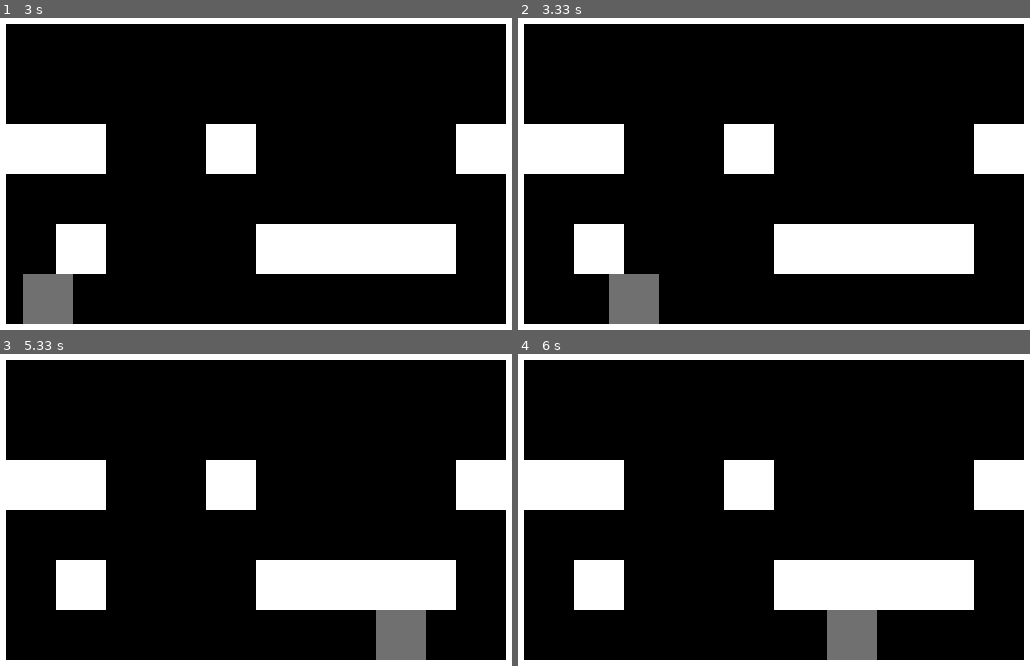
Above: before the commit, frames 1-4 (two rows, left to right).
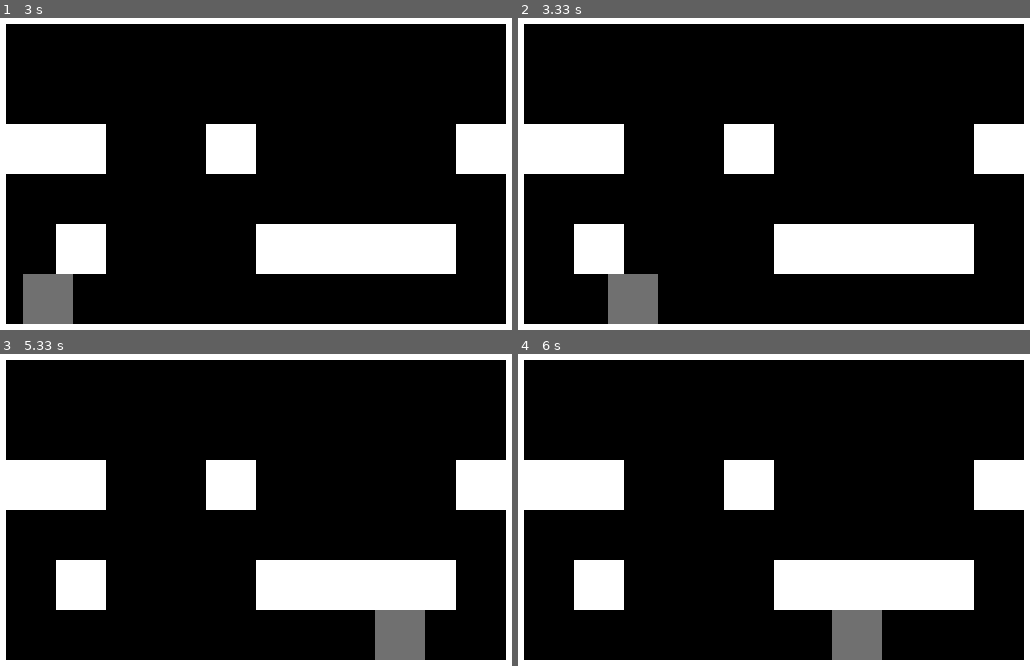
Above: after the commit, the same moments.

Repository: sparshg/py-games
Game: pygame game, started from src/platformer/platformer.py
The game is run twice, just before and just after one commit, with the same random seed, the same clock (stepped at 60 frames per second) and the same inputs.
Inputs:
- Up to frame 1 (3 s): hold Right 0.33-0.8 s; hold Up 0.83-1.13 s; hold Right 1.17-1.63 s; hold Left 1.67-2.2 s; hold Left 2.23-2.63 s; hold Up from 2.67 s (still down)
- Up to frame 2 (3.33 s): release Up at 3.03 s; hold Right from 3.07 s (still down)
- Up to frame 3 (5.33 s): release Right at 3.7 s; hold Left 3.73-4.2 s; hold Right 4.23-4.7 s; hold Right from 5.07 s (still down)
- Up to frame 4 (6 s): release Right at 5.53 s; hold Left from 5.57 s (still down)

Frame 1 is identical in both runs. In frame 2, less than 0.1% of the frame differs, in the area x 17-28%, y 82-99%; in frame 3, less than 0.1%; in frame 4, 0.3%, in the area x 60-72%, y 82-99%.

Commit message:
physics updates

Diff:
--- a/src/platformer/platformer.py
+++ b/src/platformer/platformer.py
@@ -24,10 +24,10 @@
         pg.init()
         pg.display.set_caption("Platformer")
         self.running = True
-        self.clock = pg.time.Clock()
         self.win = pg.display.set_mode((WIDTH, HEIGHT))
         self.platforms = Platforms()
         self.player = Player()
+        Physics.clock.tick()
 
     # For key press detection and closing the window properly
     def checkEvents(self):
@@ -52,16 +52,19 @@
             self.checkEvents()
             self.update()
             self.render()
-            self.clock.tick(FPS)
+            Physics.dt = Physics.clock.tick(FPS) / 1000
         pg.quit()
 
 
 class Physics:
-    gravity = 0.5
-    jumpHeight = -12
-    friction = 0.5
-    acceleration = 1
-    maxXVel = 8
+
+    clock = pg.time.Clock()
+    dt = 1 / FPS
+    gravity = 1800
+    jumpHeight = -720
+    friction = 1800
+    xAcc = 3600
+    maxXVel = 480
 
     def squareCollision(x1, y1, w1, h1, x2, y2, w2, h2):
         return x1 + w1 > x2 and x1 < x2 + w2 and y1 + h1 > y2 and y1 < y2 + h2
@@ -71,6 +74,7 @@
     def __init__(self):
         self.pos = pg.Vector2(250, 300)
         self.vel = pg.Vector2(0, 0)
+        self.onGround = True
 
     def colliding(self):
         for platform in main.platforms.rects:
@@ -79,45 +83,62 @@
         return False
 
     def update(self):
-        # Gravity
+
+        # Get keys
         keyDown = pg.key.get_pressed()
-        self.vel.y += Physics.gravity
-        self.pos.y += self.vel.y
-        if self.colliding():
-            while self.colliding():
-                if self.vel.y < 0:
-                    self.pos.y += 0.5
-                elif self.vel.y > 0:
-                    self.pos.y -= 0.5
-            if keyDown[pg.K_UP] and self.vel.y > 0:
+
+        if self.onGround:
+            if keyDown[pg.K_UP]:
                 self.vel.y = Physics.jumpHeight
-            else:
-                self.vel.y = Physics.gravity
+                self.onGround = False
+            if not self.colliding():
+                self.onGround = False
+        else:
+            self.vel.y += Physics.gravity * Physics.dt
+            self.pos.y += self.vel.y * Physics.dt
 
-        # Movement
+            if self.colliding():
+                if self.vel.y > 0:
+                    while self.colliding():
+                        self.pos.y -= 0.5
+                    self.vel.y = 0
+                    self.onGround = True
+                else:
+                    while self.colliding():
+                        self.pos.y += 0.5
+                    self.vel.y = Physics.gravity * Physics.dt
+
         # Right
-
         if keyDown[pg.K_RIGHT]:
-            self.vel.x += Physics.acceleration
+            self.vel.x += Physics.xAcc * Physics.dt
             if self.vel.x > Physics.maxXVel:
                 self.vel.x = Physics.maxXVel
 
         # Left
         if keyDown[pg.K_LEFT]:
-            self.vel.x -= Physics.acceleration
+            self.vel.x -= Physics.xAcc * Physics.dt
             if -self.vel.x > Physics.maxXVel:
                 self.vel.x = -Physics.maxXVel
 
         # Apply friction
-        if self.vel.x > 0:
-            self.vel.x -= Physics.friction
+        # If friction starts moving block in opposite direction instead of stopping, set vel to 0
         if self.vel.x < 0:
-            self.vel.x += Physics.friction
+            self.vel.x += Physics.friction * Physics.dt
+            if self.vel.x > 0:
+                self.vel.x = 0
+        elif self.vel.x > 0:
+            self.vel.x -= Physics.friction * Physics.dt
+            if self.vel.x < 0:
+                self.vel.x = 0
 
-        # Go back to where you were before if you've hit a wall
-        self.pos.x += self.vel.x
+        # Wall collision
+        self.pos.x += self.vel.x * Physics.dt
         if self.colliding():
-            self.pos.x -= self.vel.x
+            while self.colliding():
+                if self.vel.x > 0:
+                    self.pos.x -= 0.5
+                else:
+                    self.pos.x += 0.5
             self.vel.x = 0
 
     def render(self):
